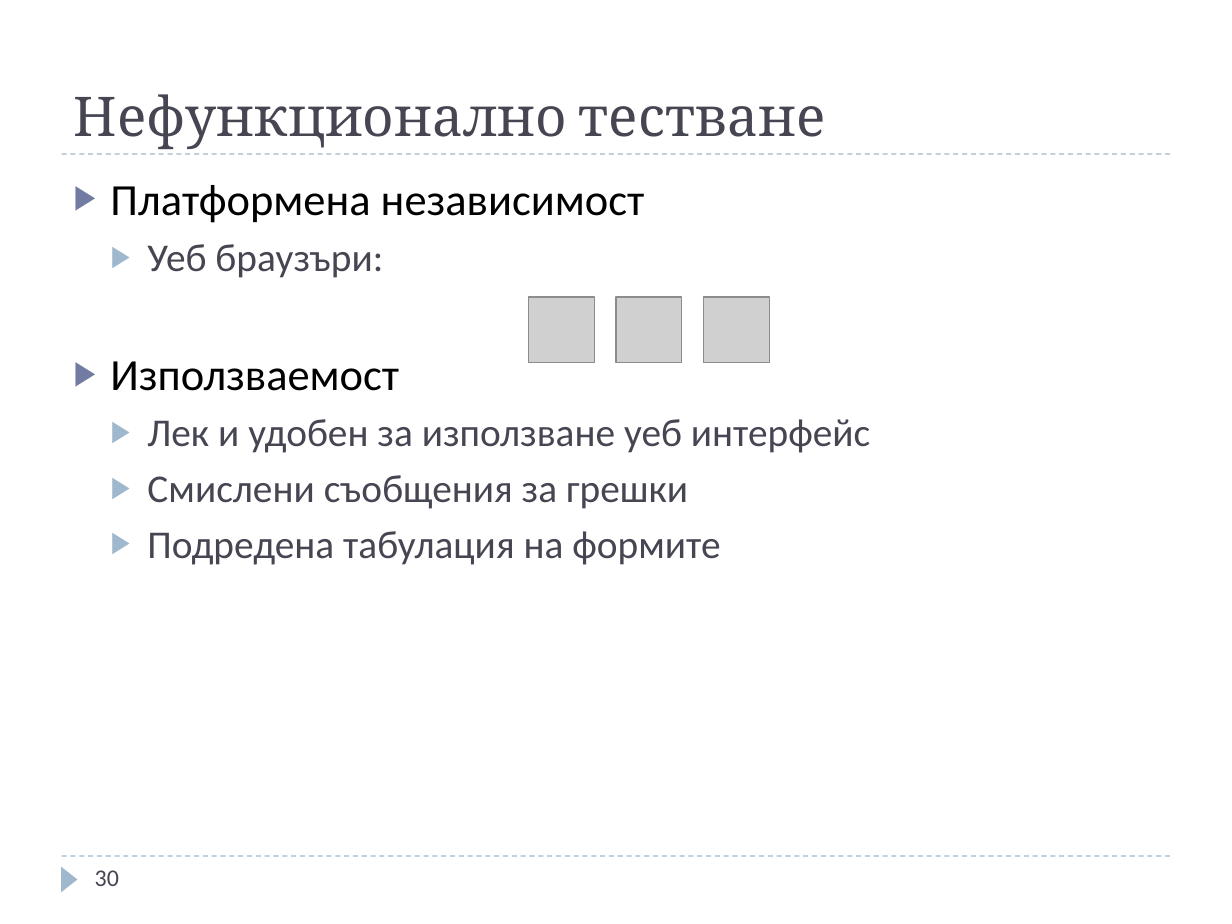
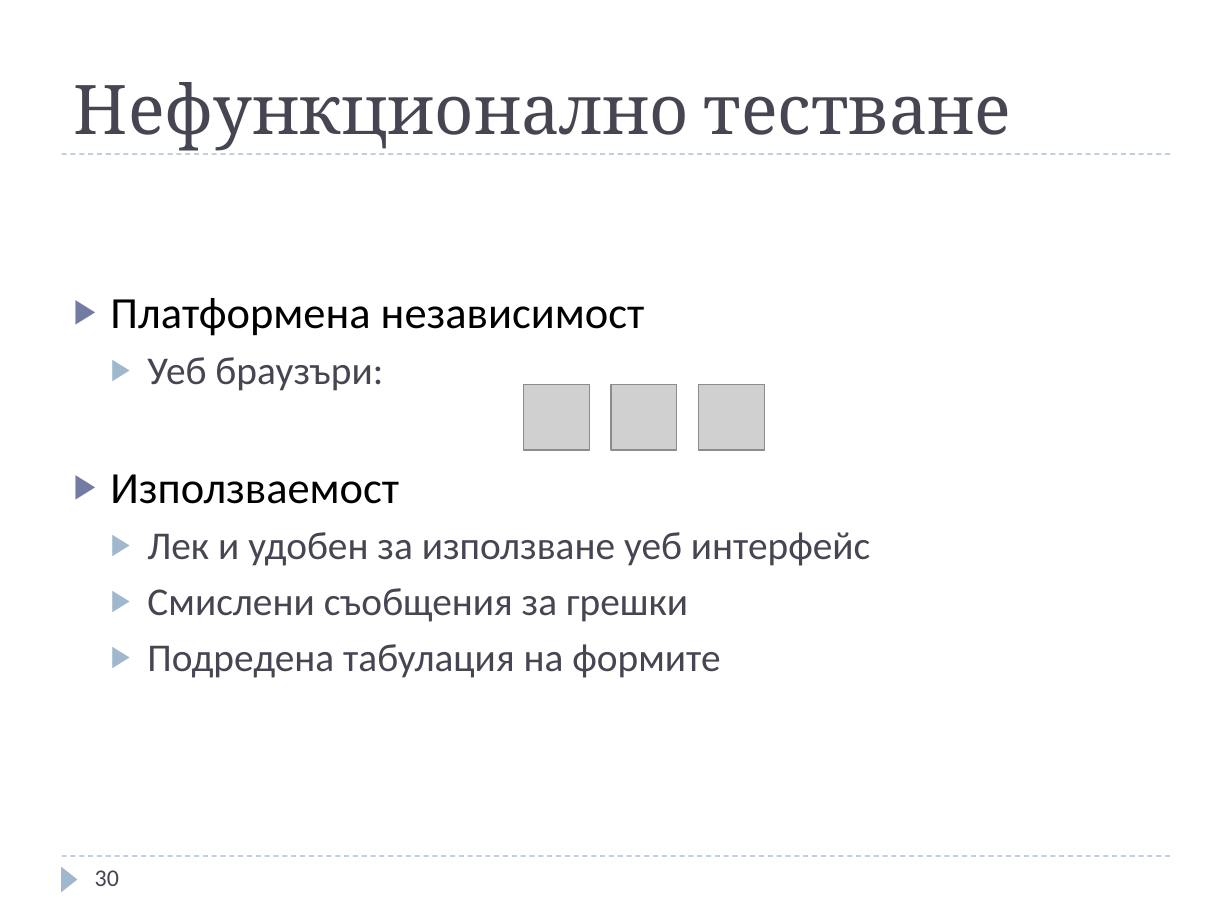
Before and after one commit to jasimcse/team2-strawberry, a slide deck: slide 30 of prezentaciq/venci.ppt. Drawn at 1232x924 pixels with LibreOffice and Linux fonts; fonts in the diff are those of the drawing; grey boxes stand for pictures. Boxes give left, top, right and bottom in pixels: in the first picture for what was removed or moved away, otherwise in the second. Text is boxed around its words. In the diff, an @@ line names an element or a change of style, - is before the commit and + after.

```diff
--- a/prezentaciq/venci.ppt
+++ b/prezentaciq/venci.ppt
@@ title "Нефункционално тестване" at [74,82,1012,151]: size 32 to 40 pt @@
@@ text "Платформена независимост": place and size @@
-text "Платформена независимост" at [110,185,870,565]
+text "Платформена независимост" at [110,298,870,678]
@@ 3 pictures: place and size @@
-3 pictures at [529,297,769,362]
+3 pictures at [524,384,764,450]
```
Also in this commit, not shown: 34 other slides changed.
